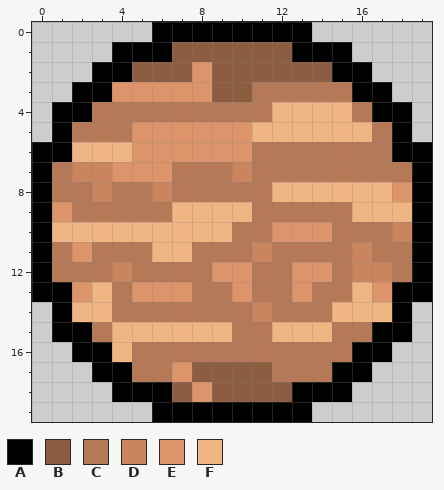
A pixel-art sprite gets an edit: src/package_sokoban/Image/mondeC.png. That is the earlier state.
The file is 20x20 pixels. Colours within 5 levels of each other are drawn and written as one.
Palette (. is transparent): A #000000  B #8d5d42  C #b67957  D #cb855e  E #dd946a  F #efb583
Pixels before, first column x 0:
 0 ......AAAAAAAA......
 1 ....AAABBBBBBAAA....
 2 ...AABBBEBBBBBBAA...
 3 ..AAEEEEEBBCCCCCAA..
 4 .AACCCCCCCCCFFFFCAA.
 5 .ACCCEEEEEEFFFFFFCA.
 6 AAFFFEEEEEECCCCCCCAA
 7 ACDDEEECCCDCCCCCCCCA
 8 ACCDCCDCCCCCFFFFFFEA
 9 AECCCCCFFFFCCCCCFFFA
10 AFFFFFFFFFCCEEECCCDA
11 ACECCCFFCCCDCCCCDCCA
12 ACCCDCCCCEECCEECDDCA
13 AAEFCEEECCECCECCFEAA
14 .AFFCCCCCCCDCCCFFFA.
15 .AACFFFFFFCCFFFCCAA.
16 ..AAFCCCCCCCCCCCAA..
17 ...AACCEBBBBCCCAA...
18 ....AAABEBBBBAAA....
19 ......AAAAAAAA......
New version:
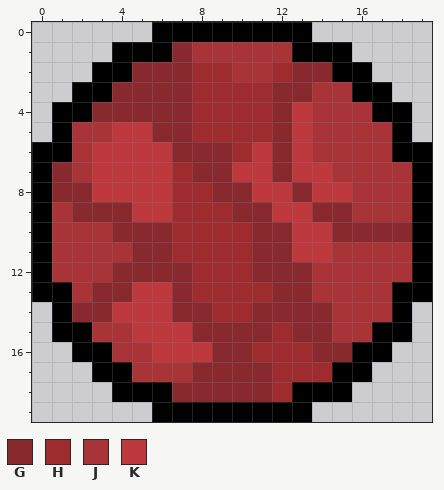
Colours new in this view: G #882a2d  H #9e2c2f  J #a93438  K #bd393d
Edits made:
Changed rows in their new state; - is an unchanged pixel.
first column x 1:
 1 ------GJJJJJ------
 2 ----GGGHHJJHGG----
 3 ---GGGGHHHHGGJJ---
 4 --GGGGGHHHHGKJJJ--
 5 -JJKKGGHHHHGKJJJJ-
 6 -JKKKKGGGHKGKJJJJ-
 7 GJKKKKHGGKKGKKJJJJ
 8 GGKKKKHHGGKKGKKJJJ
 9 JGGGKKHHHGGKKGGJJJ
10 JJJGGGHHHHGGKKGGGG
11 JJJJGGHHHHGGKKJJJJ
12 JJJGGGGHHHGGGJJJJJ
13 -JGGKKGHHHHGGJJJJ-
14 -GGKKKGGHHGGGGJJJ-
15 --JJKKKGGGGHGGJJ--
16 ---JJKKKGGHHHGG---
17 ----JJJGGGGHHH----
18 ------GGGGGH------
Boxes around the changes in both pictures, in picture pixels (x1, y1, x2, y2):
changed: (52, 42, 412, 402)
